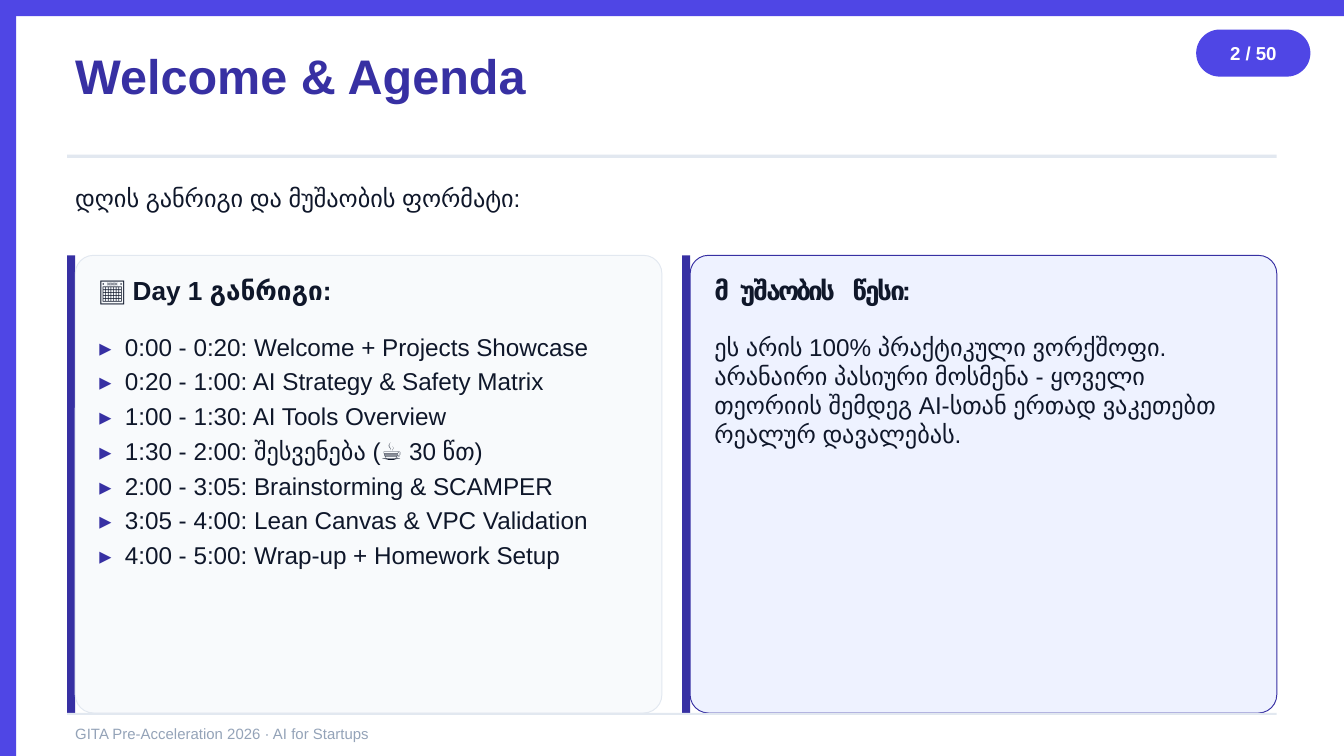
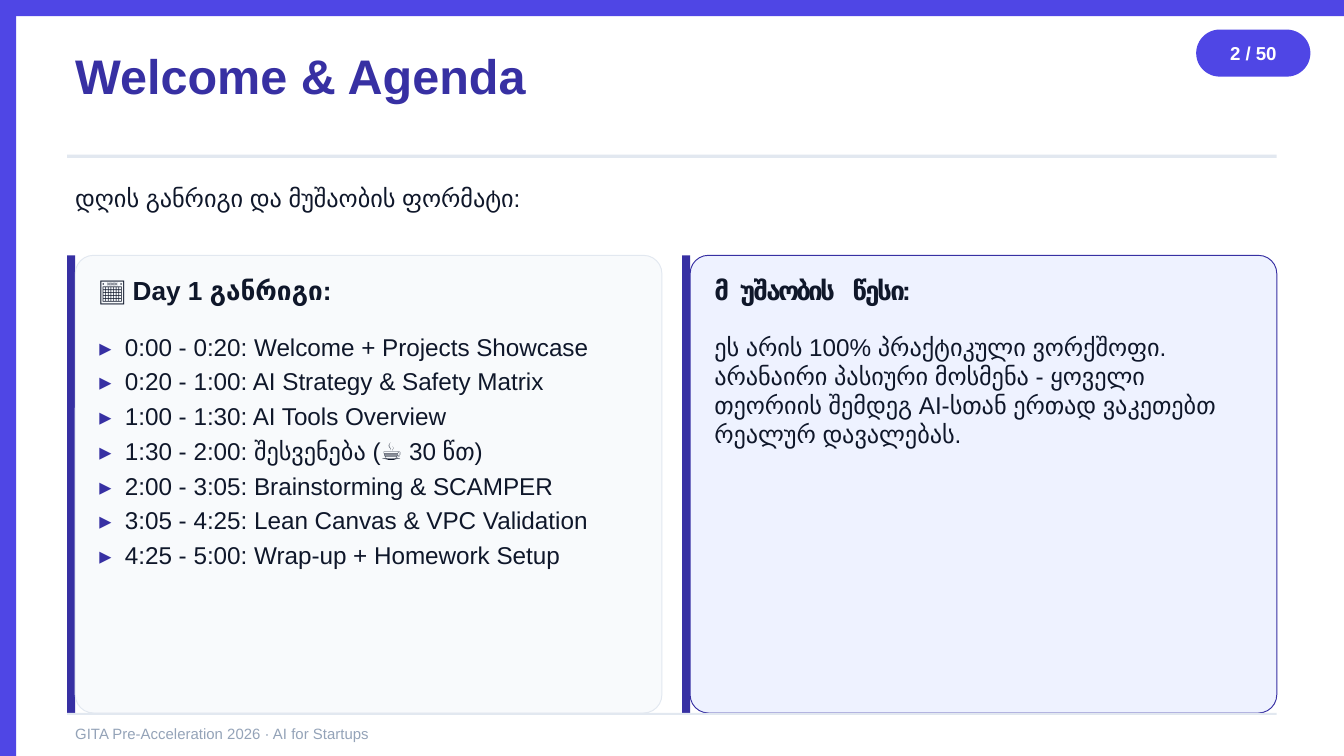
Before and after one commit to basilaia123/ai2026, a slide deck: slide 2 of GITA/Pre-Acceleration/2026-5h-AI-for-Startups/day1-slides.pptx. Drawn at 1344x756 pixels with LibreOffice and Linux fonts; fonts in the diff are those of the drawing. Boxes give left, top, right and bottom in pixels: in the first picture for what was removed or moved away, otherwise in the second. Text is boxed around its words. In the diff, an @@ line names an element or a change of style, - is before the commit and + after.

```diff
--- a/GITA/Pre-Acceleration/2026-5h-AI-for-Startups/day1-slides.pptx
+++ b/GITA/Pre-Acceleration/2026-5h-AI-for-Startups/day1-slides.pptx
@@ text at bbox=[125, 511, 588, 569]: text changed @@
-▸ 3:05 - 4:00: Lean Canvas & VPC Validation
-▸ 4:00 - 5:00: Wrap-up + Homework Setup
+▸ 3:05 - 4:25: Lean Canvas & VPC Validation
+▸ 4:25 - 5:00: Wrap-up + Homework Setup
```
Also in this commit, not shown: 10 other files.
